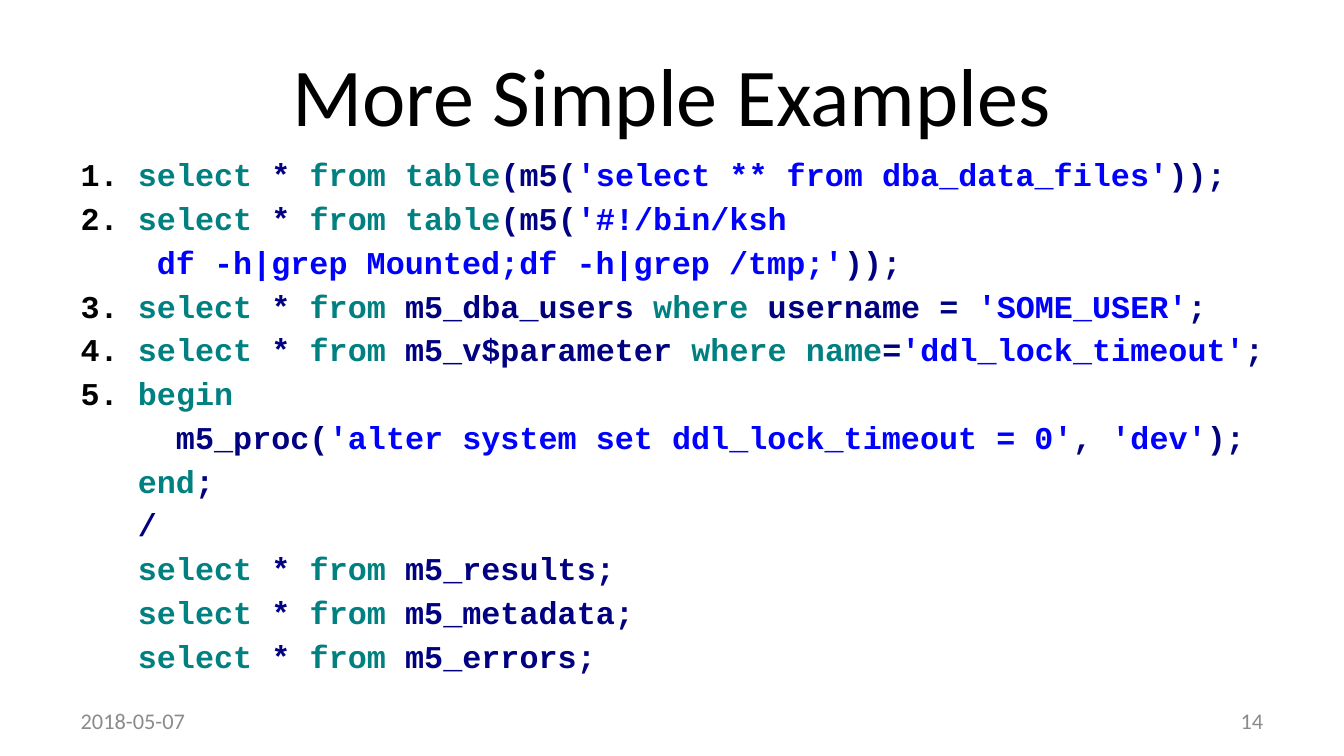
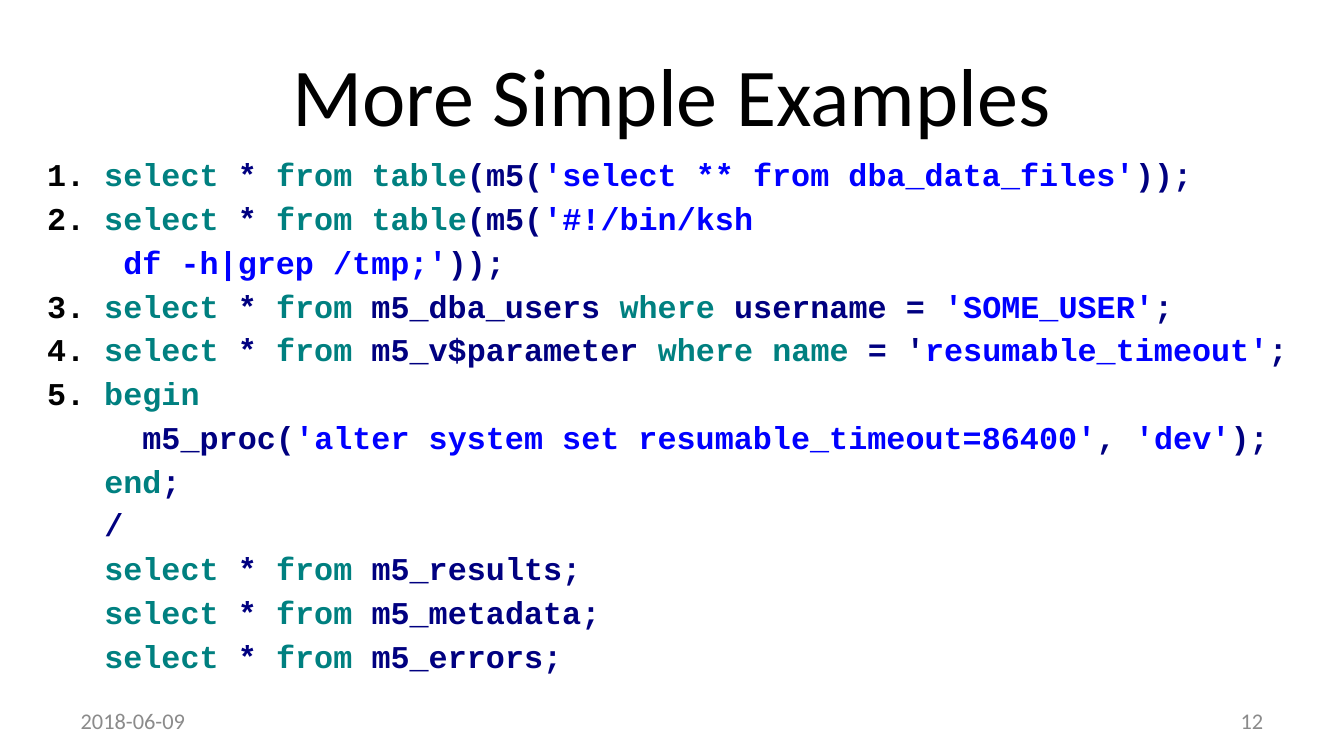
Before and after one commit to method5/method5.github.io, a slide deck: slide 12 of presentations/Method5 Remote Execution - KSCOPE 18 Jon Heller.pptx (slide 14 before the commit). Drawn at 1344x756 pixels with LibreOffice and Linux fonts; fonts in the diff are those of the drawing; background and template pictures are left out. Boxes give left, top, right and bottom in pixels: in the first picture for what was removed or moved away, otherwise in the second. Text is boxed around its words. In the diff, an @@ line names an element or a change of style, - is before the commit and + after.

```diff
--- a/presentations/Method5 Remote Execution - KSCOPE 18 Jon Heller.pptx
+++ b/presentations/Method5 Remote Execution - KSCOPE 18 Jon Heller.pptx
@@ text "1. select * from table(m5('select ...": place and size @@
-text "1. select * from table(m5('select ..." at [81,164,1264,674]
+text "1. select * from table(m5('select ..." at [47,164,1288,674]
@@ text at [47,207,754,281]: text changed @@
-2. select * from table(m5('#!/bin/ksh
-df -h|grep Mounted;df -h|grep /tmp;'));
+2. select * from table(m5('#!/bin/ksh
+df -h|grep /tmp;'));
@@ text at [47,339,1288,368]: text changed @@
-4. select * from m5_v$parameter where name='ddl_lock_timeout';
+4. select * from m5_v$parameter where name = 'resumable_timeout';
@@ text at [142,426,1269,456]: text changed @@
-m5_proc('alter system set ddl_lock_timeout = 0', 'dev');
+m5_proc('alter system set resumable_timeout=86400', 'dev');
@@ text at [81,714,185,729]: text changed @@
-2018-05-07
+2018-06-09
@@ page number at [1241,714,1264,729]: text changed @@
-14
+12
```
Also in this commit, not shown: 22 other slides changed, 3 slides added, 2 slides removed.
